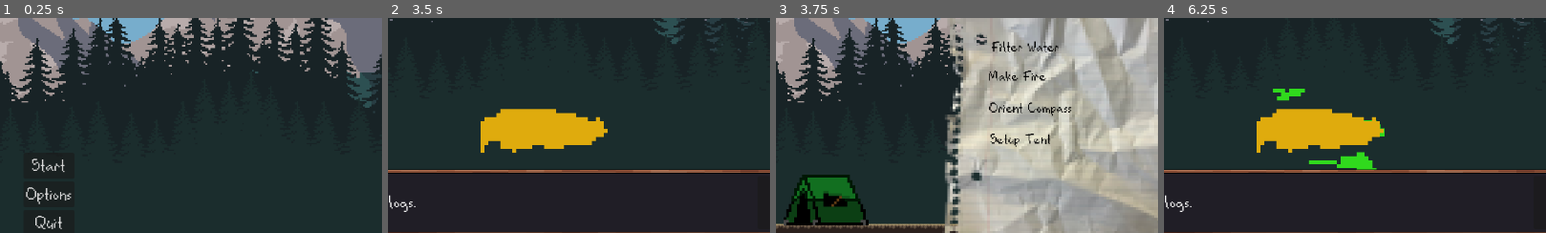
Above: before the commit, frames 1-4 (left to right).
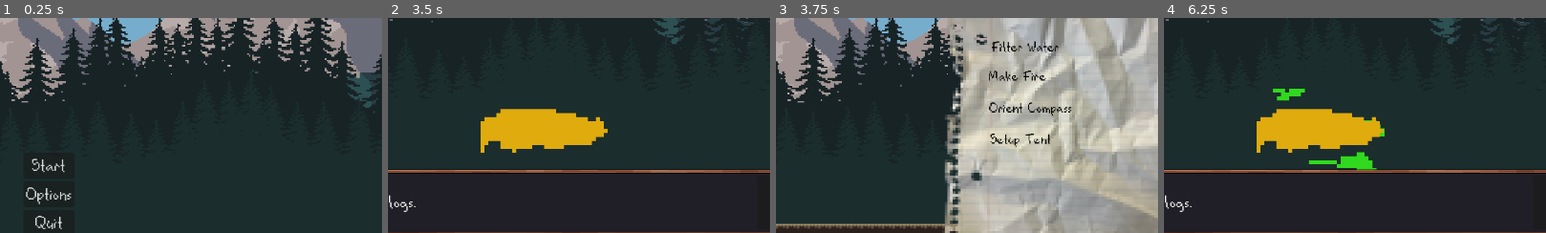
Above: after the commit, the same moments.

Repository: BenjaminWootten/Henhacks-2024
Game: Godot game, scene res://assets/UI/MainMenu.tscn
Same seed, same stepped clock (60 frames per second), same inputs: the game is played once before the commit and once after it.
Inputs (mouse positions are % of the whole screen's width and height, from its top left):
- Up to frame 1 (0.25 s): no input
- Up to frame 2 (3.5 s): click "Start" at 0.5 s; move the mouse to (72, 45) at 1.27 s; press the mouse at (72, 45) at 1.28 s; hold Right (right) 1.28-2 s; release the mouse at (72, 45) at 2 s; drag from (30, 55) to (45, 70) at 2.02 s; click "Filter Water" at 2.75 s
- Up to frame 3 (3.75 s): click "BACK" at 3.5 s
- Up to frame 4 (6.25 s): click "Filter Water" at 4.25 s; tap Enter at 5 s; move the mouse to (44, 27) at 5.02 s; press the mouse at (44, 27) at 5.03 s; hold Right (right) 5.03-5.75 s; release the mouse at (44, 27) at 5.75 s; tap Space at 5.75 s; drag from (19, 57) to (64, 76) at 5.77 s
The pictures show only the part of the screen within x 44-94%, y 49-99%; the shares and areas given below are measured in that part.

Frames 1-2 are identical in both runs. In frame 3, 4.2% of the frame differs, in the area x 2-25%, y 72-97%; in frame 4, nothing differs.

Commit message:
globalism

Diff:
--- /dev/null
+++ b/assets/UI/LevelSelect.gd
@@ -0,0 +1,12 @@
+extends Control
+@onready var global = get_node("/root/Global")
+
+# Called when the node enters the scene tree for the first time.
+func _ready():
+	pass # Replace with function body.
+
+
+# Called every frame. 'delta' is the elapsed time since the previous frame.
+func _process(delta):
+	if(global.tent_completed==true):
+		$Sprite2D5.visible=true
--- a/assets/UI/LevelSelect.tscn
+++ b/assets/UI/LevelSelect.tscn
@@ -1,7 +1,8 @@
-[gd_scene load_steps=14 format=3 uid="uid://6idr7pifkhno"]
+[gd_scene load_steps=15 format=3 uid="uid://6idr7pifkhno"]
 
 [ext_resource type="Texture2D" uid="uid://v3535ehhmcla" path="res://assets/tiles/Untitled.png" id="1_lmxsb"]
 [ext_resource type="Texture2D" uid="uid://3sn88ugna6l4" path="res://assets/mmparallax/sky.png" id="1_pyllt"]
+[ext_resource type="Script" path="res://assets/UI/LevelSelect.gd" id="1_w7rw1"]
 [ext_resource type="Texture2D" uid="uid://cbcys3e4yj0wh" path="res://assets/mmparallax/mountain2.png" id="2_ls0xx"]
 [ext_resource type="Texture2D" uid="uid://d3dotsv46cfpn" path="res://assets/mmparallax/pine2.png" id="3_7h2yk"]
 [ext_resource type="Texture2D" uid="uid://m8atkcui0vp1" path="res://assets/UI/notepad.png" id="3_25rel"]
@@ -39,6 +40,7 @@
 anchor_bottom = 1.0
 grow_horizontal = 2
 grow_vertical = 2
+script = ExtResource("1_w7rw1")
 
 [node name="Sprite2D" type="Sprite2D" parent="."]
 texture_filter = 1
@@ -74,17 +76,18 @@
 layer_0/tile_data = PackedInt32Array(0, 393216, 0, 1, 458752, 0, 2, 458752, 0, 3, 458752, 0, 4, 458752, 0, 5, 458752, 0 …(9123 unchanged characters)…
 
 [node name="Sprite2D5" type="Sprite2D" parent="."]
+visible = false
 position = Vector2(578, 600)
 scale = Vector2(4, 4)
 texture = ExtResource("6_qow2k")
 
-[node name="Notepad" type="Sprite2D" parent="Sprite2D5"]
-position = Vector2(84, -25)
-scale = Vector2(0.2, 0.2)
+[node name="Notepad" type="Sprite2D" parent="."]
+position = Vector2(914, 500)
+scale = Vector2(0.8, 0.8)
 texture = ExtResource("3_25rel")
 script = ExtResource("4_ooibg")
 
-[node name="WaterButton" type="Button" parent="Sprite2D5/Notepad"]
+[node name="WaterButton" type="Button" parent="Notepad"]
 offset_left = -107.5
 offset_top = -186.25
 offset_right = 20.5
@@ -110,7 +113,7 @@
 text = "Filter Water"
 metadata/_edit_use_anchors_ = true
 
-[node name="FireButton" type="Button" parent="Sprite2D5/Notepad"]
+[node name="FireButton" type="Button" parent="Notepad"]
 offset_left = -122.5
 offset_top = -131.25
 offset_right = 5.50002
@@ -136,7 +139,7 @@
 text = "Make Fire"
 metadata/_edit_use_anchors_ = true
 
-[node name="CompassButton" type="Button" parent="Sprite2D5/Notepad"]
+[node name="CompassButton" type="Button" parent="Notepad"]
 offset_left = -112.5
 offset_top = -71.25
 offset_right = 43.5
@@ -162,7 +165,7 @@
 text = "Orient Compass"
 metadata/_edit_use_anchors_ = true
 
-[node name="TentButton" type="Button" parent="Sprite2D5/Notepad"]
+[node name="TentButton" type="Button" parent="Notepad"]
 offset_left = -131.25
 offset_top = -12.5
 offset_right = 24.75
@@ -188,6 +191,7 @@
 text = "Setup Tent"
 metadata/_edit_use_anchors_ = true
 
-[connection signal="pressed" from="Sprite2D5/Notepad/WaterButton" to="Sprite2D5/Notepad" method="_on_water_button_pressed"]
-[connection signal="pressed" from="Sprite2D5/Notepad/FireButton" to="Sprite2D5/Notepad" method="_on_fire_button_pressed"]
-[connection signal="pressed" from="Sprite2D5/Notepad/CompassButton" to="Sprite2D5/Notepad" method="_on_compass_button_pressed"]
+[connection signal="pressed" from="Notepad/WaterButton" to="Notepad" method="_on_water_button_pressed"]
+[connection signal="pressed" from="Notepad/FireButton" to="Notepad" method="_on_fire_button_pressed"]
+[connection signal="pressed" from="Notepad/CompassButton" to="Notepad" method="_on_compass_button_pressed"]
+[connection signal="pressed" from="Notepad/TentButton" to="Notepad" method="_on_tent_button_pressed"]
--- /dev/null
+++ b/global.gd
@@ -0,0 +1,12 @@
+extends Node
+
+var tent_completed=false
+
+# Called when the node enters the scene tree for the first time.
+func _ready():
+	pass # Replace with function body.
+
+
+# Called every frame. 'delta' is the elapsed time since the previous frame.
+func _process(delta):
+	pass
--- a/minigames/tent.gd
+++ b/minigames/tent.gd
@@ -4,9 +4,11 @@
 @onready var tip=$PanelContainer/HBoxContainer/Label
 @onready var label=$Control/MarginContainer/MarginContainer/Label
 @onready var box=$Control
+@onready var global=get_node("/root/Global")
 
 func _ready():
 	tip.text="Build dat bitch"
+
 func _on_long_pole_area_entered(_area):
 	if tent_sprite.animation == "laid":
 		tent_sprite.play("front_built")
@@ -95,8 +97,8 @@
 		tent_complete()
 
 func tent_complete():
-	print("tent complete")
-
+	get_tree().change_scene_to_file("res://assets/UI/LevelSelect.tscn")
+	global.tent_completed=true
 
 func _on_long_pole_mouse_entered():
 	box.visible=true
--- a/project.godot
+++ b/project.godot
@@ -14,6 +14,10 @@
 run/main_scene="res://assets/UI/MainMenu.tscn"
 config/features=PackedStringArray("4.2", "Forward Plus")
 config/icon="res://icon.svg"
+
+[autoload]
+
+Global="*res://global.gd"
 
 [display]
 
